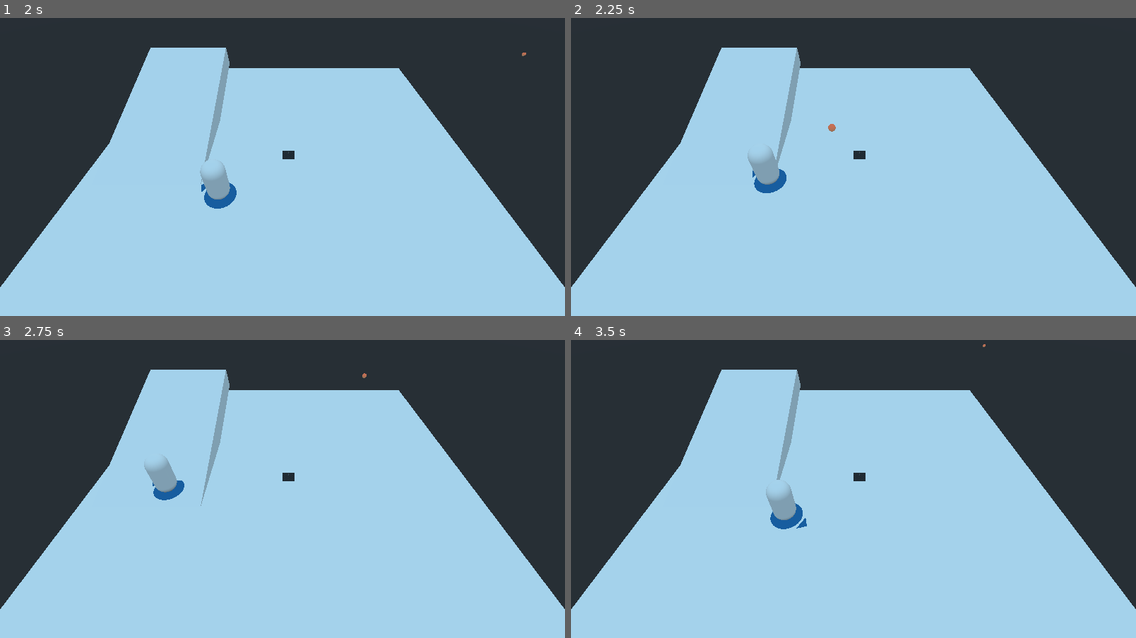
Above: before the commit, frames 1-4 (two rows, left to right).
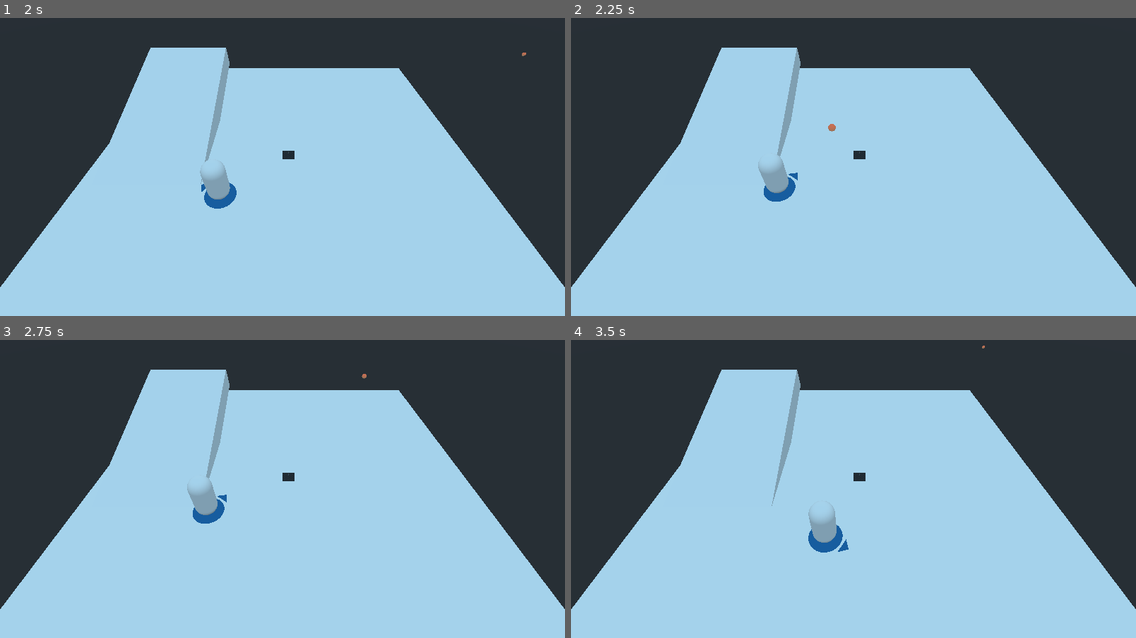
Above: after the commit, the same moments.

Repository: 2BytesGoat/godot-games
Game: Godot game, scene res://World.tscn
The game is run twice, just before and just after one commit, with the same random seed, the same clock (stepped at 60 frames per second) and the same inputs.
Inputs (mouse positions are in pixels of both pictures, inside the frame that each line leads up to):
- Up to frame 1 (2 s): tap Enter at 0.5 s; move the mouse to (406, 134) at 0.52 s; tap Q (cast_spell_1) at 0.6 s; tap Space at 1.25 s; move the mouse to (169, 167) at 1.27 s; right-click (169, 167) at 1.35 s
- Up to frame 2 (2.25 s): move the mouse to (910, 77) at 2.02 s; tap Q (cast_spell_1) at 2.1 s
- Up to frame 3 (2.75 s): no input
- Up to frame 4 (3.5 s): move the mouse to (825, 539) at 2.77 s; right-click (825, 539) at 2.85 s

Frame 1 is identical in both runs. In frame 2, 0.8% of the frame differs, in the area x 31-47%, y 36-62%; in frame 3, 1.2%; in frame 4, 1.3%, in the area x 34-74%, y 1-72%.

Commit message:
Bugfix - stop player movement when casting

Diff:
--- a/IHasMagic/Player/Player.gd
+++ b/IHasMagic/Player/Player.gd
@@ -9,8 +9,8 @@
 onready var Projectile = preload("res://Spells/Projectile.tscn")
 
 func _ready():
-	#Input.set_mouse_mode(Input.MOUSE_MODE_CONFINED)
-	pass
+	Input.set_mouse_mode(Input.MOUSE_MODE_CONFINED)
+	#pass
 
 func move_to(target_pos):
 	path = nav.get_simple_path(global_transform.origin, target_pos)
@@ -22,6 +22,7 @@
 				  Vector2(global_pos.z, global_pos.x)).angle()
 
 func cast_spell(target_pos):
+	path = []
 	update_orientation(target_pos)
 	var new_projectile = Projectile.instance()
 	projectile_spwan.add_child(new_projectile)
